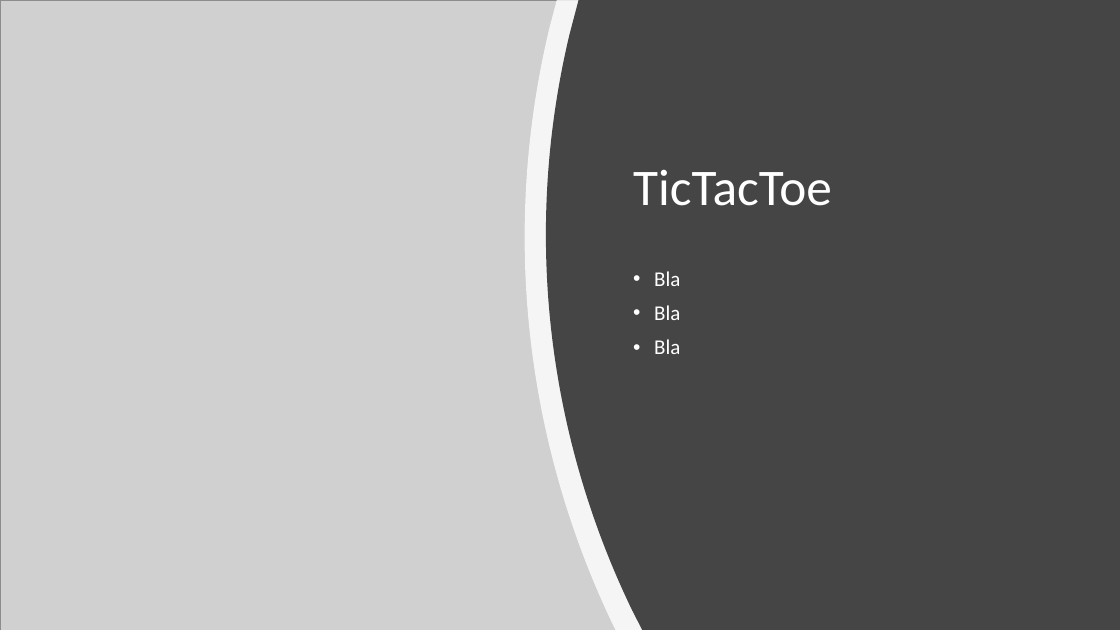
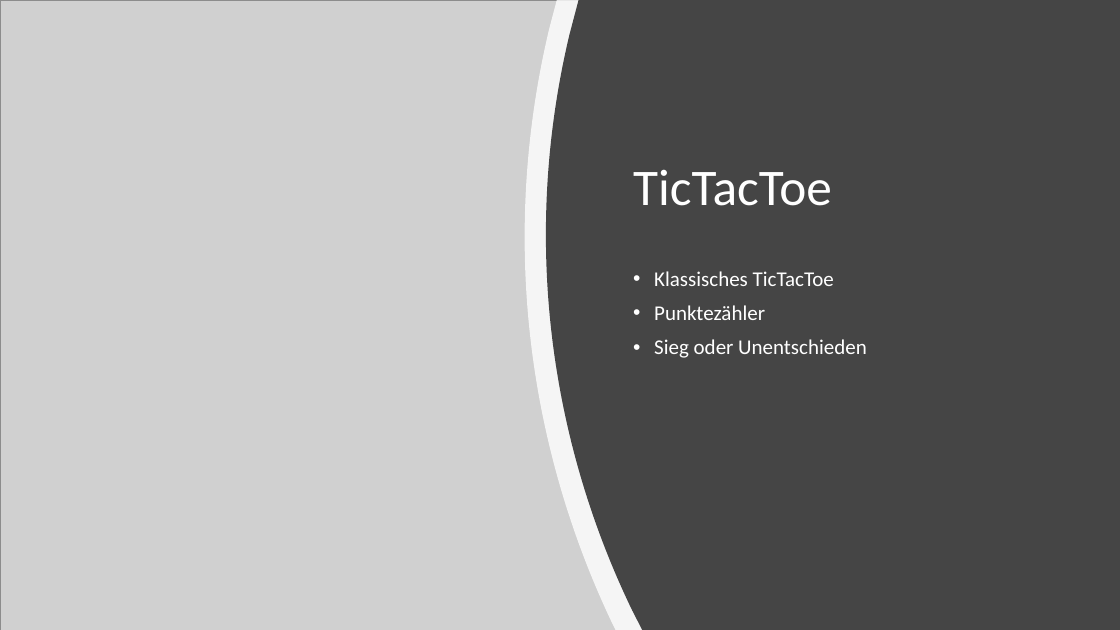
Before and after one commit to TheoMeinhardt/ITPProjekt, a slide deck: slide 9 of 4Games.pptx. Drawn at 1120x630 pixels with LibreOffice and Linux fonts; fonts in the diff are those of the drawing; grey boxes stand for pictures. Boxes give left, top, right and bottom in pixels: in the first picture for what was removed or moved away, otherwise in the second. Text is boxed around its words. In the diff, an @@ line names an element or a change of style, - is before the commit and + after.

```diff
--- a/4Games.pptx
+++ b/4Games.pptx
@@ text at bbox=[654, 271, 867, 358]: text changed @@
-• Bla
-• Bla
-• Bla
+• Klassisches TicTacToe
+• Punktezähler
+• Sieg oder Unentschieden
```
Also in this commit, not shown: 1 other slide changed, 1 slide added.
